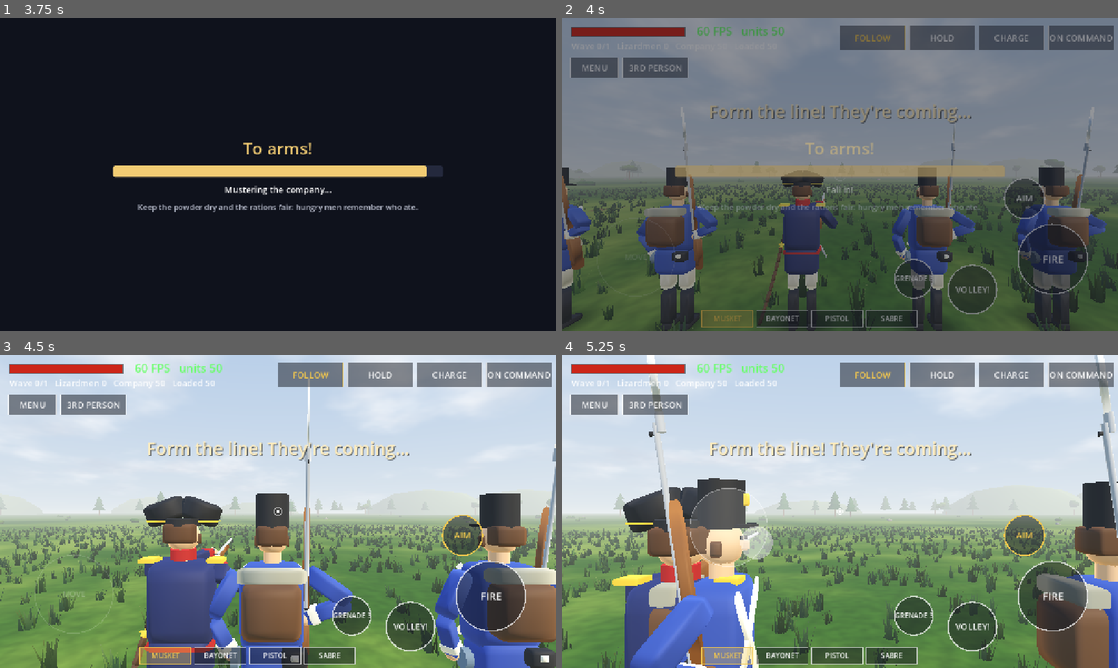
Above: before the commit, frames 1-4 (two rows, left to right).
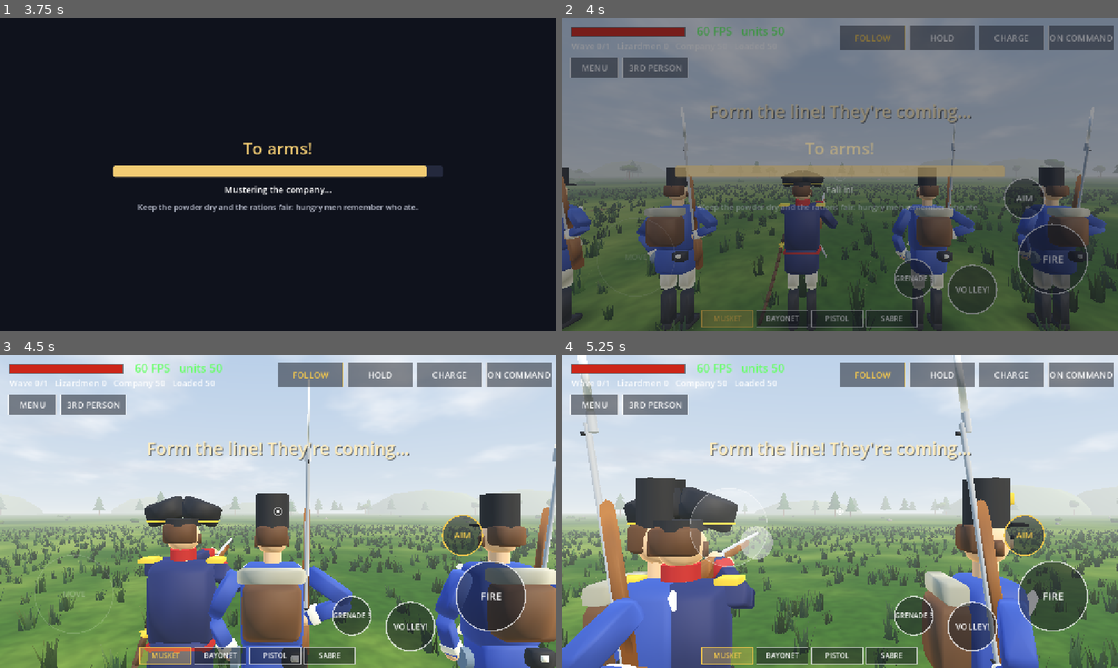
Above: after the commit, the same moments.

Repository: cavaleirobrancopensante/MusketFPS
Game: Godot game, scene res://scenes/menu.tscn
The game is run twice, just before and just after one commit, with the same random seed, the same clock (stepped at 60 frames per second) and the same inputs.
Inputs (mouse positions are in pixels of both pictures, inside the frame that each line leads up to):
- Up to frame 1 (3.75 s): click "NEW CAMPAIGN" at 0.5 s; click "NEW CAMPAIGN" at 1.25 s; click "Start battles in third person" at 2 s; click "Start battles in third person" at 2.75 s; click "STRESS TEST (50 vs 200)" at 3.5 s
- Up to frame 2 (4 s): no input
- Up to frame 3 (4.5 s): tap Enter at 4.25 s; move the mouse to (400, 495) at 4.27 s; hold D (move_right) from 4.28 s (still down); tap Z (aim) at 4.35 s; click (400, 495) at 4.42 s
- Up to frame 4 (5.25 s): release D (move_right) at 5 s; drag from (728, 527) to (812, 574) at 5.02 s

Frame 1 is identical in both runs. In frame 2, 0.2% of the frame differs, in the area x 0-98%, y 28-100%; in frame 3, 0.4%; in frame 4, 28%, in the area x 0-100%, y 0-100%.

Commit message:
Speed pass for big waves: time-sliced thinking, smooth walking, staggered spawns, cheap far bodies
Units decide every 2nd physics frame (far lizards every 4th) on their own
beat and walk every rendered frame; waves arrive 16 bodies a frame instead of
all at once; far bodies use plain boxes; stand-in checks every 6th frame; no
unused collision shapes. 50 v 200 stress test: 7.3 -> 4.6 ms a frame, worst
spawn frame 40 -> 9 ms (desktop).

Co-Authored-By: Claude Opus 5.5 <noreply@anthropic.com>
Claude-Session: https://claude.ai/code/session_01HuFGXcEGY55MGcQ6NUu6tq

Diff:
--- a/scripts/batcher.gd
+++ b/scripts/batcher.gd
@@ -87,6 +87,9 @@
 	mat.rim = 0.3
 	mat.rim_tint = 0.5
 	var box := _rounded_box()
+	# Far bodies (beyond the rig's detail range) use a plain box: 12 triangles
+	# instead of ~100, which is what a phone's GPU needs with a horde in view.
+	var far_box := BoxMesh.new()
 	var cyl := CylinderMesh.new()
 	cyl.top_radius = 0.5
 	cyl.bottom_radius = 0.5
@@ -98,7 +101,7 @@
 	sph.height = 1.0
 	sph.radial_segments = 10
 	sph.rings = 6
-	for mesh in [box, cyl, sph]:
+	for mesh in [box, cyl, sph, far_box]:
 		if mesh is ArrayMesh:
 			(mesh as ArrayMesh).surface_set_material(0, mat)
 		else:
@@ -132,8 +135,8 @@
 	var sph := SphereMesh.new()
 	sph.radius = 0.5
 	sph.height = 1.0
-	sph.radial_segments = 16
-	sph.rings = 10
+	sph.radial_segments = 12
+	sph.rings = 7
 	var arrays := sph.get_mesh_arrays()
 	var verts: PackedVector3Array = arrays[Mesh.ARRAY_VERTEX]
 	var e := 0.32 # 0 = a cube, 1 = a sphere
@@ -243,7 +246,17 @@
 
 func _process(_delta: float) -> void:
 	# 3D parts: concatenate each visible rig's ready-made buffers per shape.
-	for shape in 3:
+	var near_box := PackedFloat32Array()
+	var far_box := PackedFloat32Array()
+	for r in _rigs:
+		if r.draw_enabled():
+			if r._detail:
+				near_box.append_array(r.cache[0])
+			else:
+				far_box.append_array(r.cache[0])
+	_upload(_mm3d[0], near_box, FLOATS_3D)
+	_upload(_mm3d[3], far_box, FLOATS_3D)
+	for shape in [1, 2]:
 		var buf := PackedFloat32Array()
 		for r in _rigs:
 			if r.draw_enabled():
--- a/scripts/battle.gd
+++ b/scripts/battle.gd
@@ -805,6 +805,8 @@
 		toggle_fire_mode()
 
 	_update_lines(delta)
+	if not _spawn_queue.is_empty():
+		_spawn_some()
 	if prologue:
 		_prologue_process(delta)
 	match game_state:
@@ -815,10 +817,10 @@
 		"fighting":
 			if prologue:
 				# The story decides how this ends; waves just keep it coming.
-				if enemies.is_empty() and story_phase == "line" and wave < waves.size():
+				if enemies.is_empty() and _spawn_queue.is_empty() and story_phase == "line" and wave < waves.size():
 					game_state = "between"
 					state_timer = 5.0
-			elif enemies.is_empty():
+			elif enemies.is_empty() and _spawn_queue.is_empty():
 				if wave >= waves.size():
 					hud.show_message("Victory! The field is ours.", 9999.0)
 					victory = true
@@ -830,6 +832,22 @@
 
 	if _autotest:
 		_run_autotest(delta)
+
+
+## A big wave arrives over several frames (building 200 bodies at once froze
+## the game for a moment): SPAWN_PER_FRAME at a time.
+const SPAWN_PER_FRAME := 16
+var _spawn_queue: Array = []
+
+
+func _spawn_some() -> void:
+	for i in mini(SPAWN_PER_FRAME, _spawn_queue.size()):
+		var l = LizardScript.new()
+		l.battle = self
+		l.frames = lizard_frames
+		l.position = _spawn_queue.pop_back()
+		enemies.append(l)
+		add_child(l)
 
 
 func _start_wave() -> void:
@@ -843,14 +861,10 @@
 	var right := line_forward.cross(Vector3.UP).normalized()
 	var centre := line_anchor + line_forward * SPAWN_DISTANCE
 	for i in count:
-		var l = LizardScript.new()
-		l.battle = self
-		l.frames = lizard_frames
 		var spread := 45.0 if Settings.stress else (40.0 if prologue else 22.0)
 		var pos := centre + right * randf_range(-spread, spread) + line_forward * randf_range(0.0, spread * 0.7)
-		l.position = Vector3(pos.x, 0, pos.z)
-		enemies.append(l)
-		add_child(l)
+		_spawn_queue.append(Vector3(pos.x, 0, pos.z))
+	_spawn_some()
 	if prologue:
 		hud.show_message("Here they come!" if wave == 1 else "The second wave! Hold the line!", 2.5)
 	elif wave == 1:
--- a/scripts/lizardman.gd
+++ b/scripts/lizardman.gd
@@ -57,6 +57,12 @@
 func _physics_process(delta: float) -> void:
 	if not alive:
 		return
+	var dt := _think(delta)
+	if dt >= 0.0:
+		_brain(dt)
+
+
+func _brain(delta: float) -> void:
 	attack_timer -= delta
 	retarget_timer -= delta
 	_roar_t -= delta
@@ -106,6 +112,8 @@
 	to_t.y = 0.0
 	var d := to_t.length()
 	face_toward(to_t)
+	# Far from a fight he needs fewer decisions: just keep coming.
+	think_every = 2 if d < 18.0 and not sprite_on else 4
 
 	if windup >= 0.0:
 		# Rearing up: stand, glow, then strike.
--- a/scripts/soldier.gd
+++ b/scripts/soldier.gd
@@ -161,6 +161,12 @@
 func _physics_process(delta: float) -> void:
 	if not alive:
 		return
+	var dt := _think(delta)
+	if dt >= 0.0:
+		_brain(dt)
+
+
+func _brain(delta: float) -> void:
 	_clock += delta
 	if asleep:
 		_sleep(delta)
--- a/scripts/unit.gd
+++ b/scripts/unit.gd
@@ -53,6 +53,16 @@
 var rig_gear := {} # his kit and pack, for the 3D model (see rig3d.gd)
 var rig_pack := {}
 var invulnerable := false # story characters until their moment comes
+## Thinking is time-sliced: a unit decides every `think_every` physics frames
+## (with the time that passed), each on its own beat so the work spreads out
+## evenly; walking happens every rendered frame in _process, so it still
+## looks smooth. Halves (or better) the cost of a horde.
+var think_every := 2
+var _think_skip := 0
+var _think_acc := 0.0
+var _moving := false # the last decision set him walking (velocity)
+var _move_f := 1.0
+var _standin_skip := 0
 
 
 func _setup_body(layer: int, radius: float, height: float, sprite_height_m: float) -> void:
@@ -60,13 +70,9 @@
 	collision_mask = 0
 	hit_radius = radius
 	hit_height = height
-	var shape := CollisionShape3D.new()
-	var cap := CapsuleShape3D.new()
-	cap.radius = radius
-	cap.height = height
-	shape.shape = cap
-	shape.position.y = height * 0.5
-	add_child(shape)
+	# No collision shape: nothing queries the physics engine for units (shots
+	# and blades use the battle's grid and hit_radius/hit_height), and a
+	# shape on every one of hundreds of moving bodies costs every frame.
 
 	# The sprite is the far stand-in.
 	_sprite_h = sprite_height_m
@@ -74,6 +80,8 @@
 	add_child(sprite_node)
 	battle.batcher.add_sprite(rig_kind, self)
 	_update_sprite_frame()
+	_think_skip = randi() % 4
+	_standin_skip = randi() % 6
 
 	rig = Rig3D.new()
 	rig.kind = rig_look if rig_look != "" else rig_kind
@@ -91,11 +99,26 @@
 
 ## Units never collide with anything (they steer around each other), so
 ## skip the physics engine and just move: much cheaper with hundreds of them.
-func _move(delta: float) -> void:
-	var f := 1.0
+## The decision sets the velocity; _process walks it smoothly every frame.
+func _move(_delta: float) -> void:
+	_moving = true
+	_move_f = 1.0
 	if rig_kind == "lizard" and battle.prologue:
-		f = battle.ground_speed(position) # wading over earthworks
-	position += Vector3(velocity.x, 0.0, velocity.z) * delta * f
+		_move_f = battle.ground_speed(position) # wading over earthworks
+
+
+## Time to think? Returns the seconds since he last did, or -1 to skip this
+## physics frame. Call at the top of _physics_process.
+func _think(delta: float) -> float:
+	_think_acc += delta
+	_think_skip += 1
+	if _think_skip < think_every:
+		return -1.0
+	_think_skip = 0
+	var d := _think_acc
+	_think_acc = 0.0
+	_moving = false # each decision says again whether he walks
+	return d
 
 
 func is_valid_target(t) -> bool:
@@ -132,9 +155,14 @@
 
 func _process(delta: float) -> void:
 	if rig != null:
-		_update_standin()
+		_standin_skip += 1
+		if _standin_skip >= 6:
+			_standin_skip = 0
+			_update_standin()
 	if not alive:
 		return
+	if _moving:
+		position += Vector3(velocity.x, 0.0, velocity.z) * delta * _move_f
 	anim_time += delta * tempo
 	if _oneshot_left > 0.0:
 		_oneshot_left -= delta
@@ -151,7 +179,7 @@
 		rig.anim_time = anim_time
 		rig.move_speed = Vector2(velocity.x, velocity.z).length()
 		rig.tint = col
-	if sprite_on:
+	if sprite_on and _standin_skip % 2 == 0:
 		_sprite_col = col
 		_update_sprite_frame()
 
@@ -261,6 +289,7 @@
 	alive = false
 	collision_layer = 0
 	velocity = Vector3.ZERO
+	_moving = false
 	if rig != null:
 		rig.die()
 	# Sprite corpse: the side frame laid flat on the ground.
